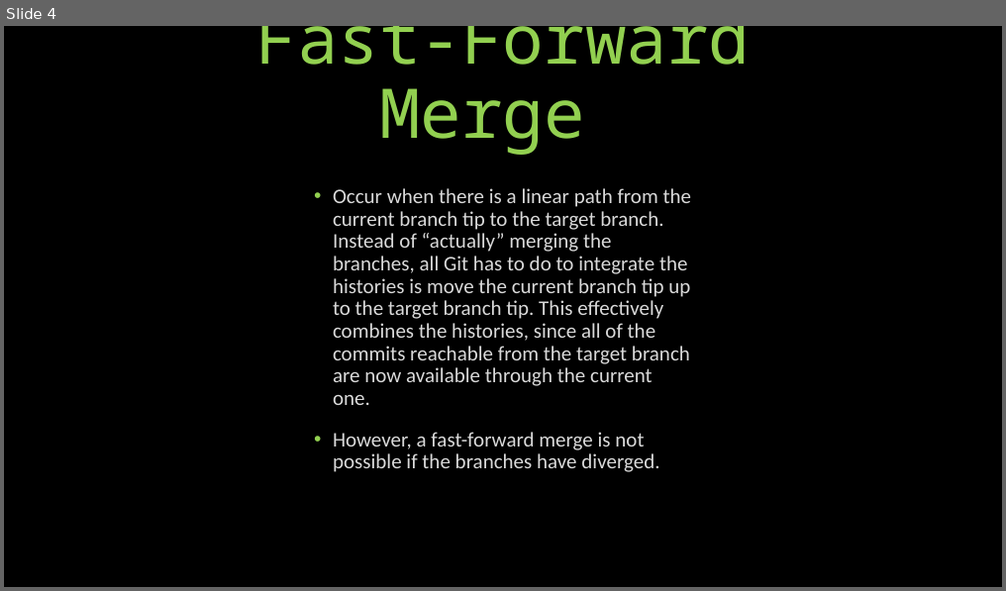
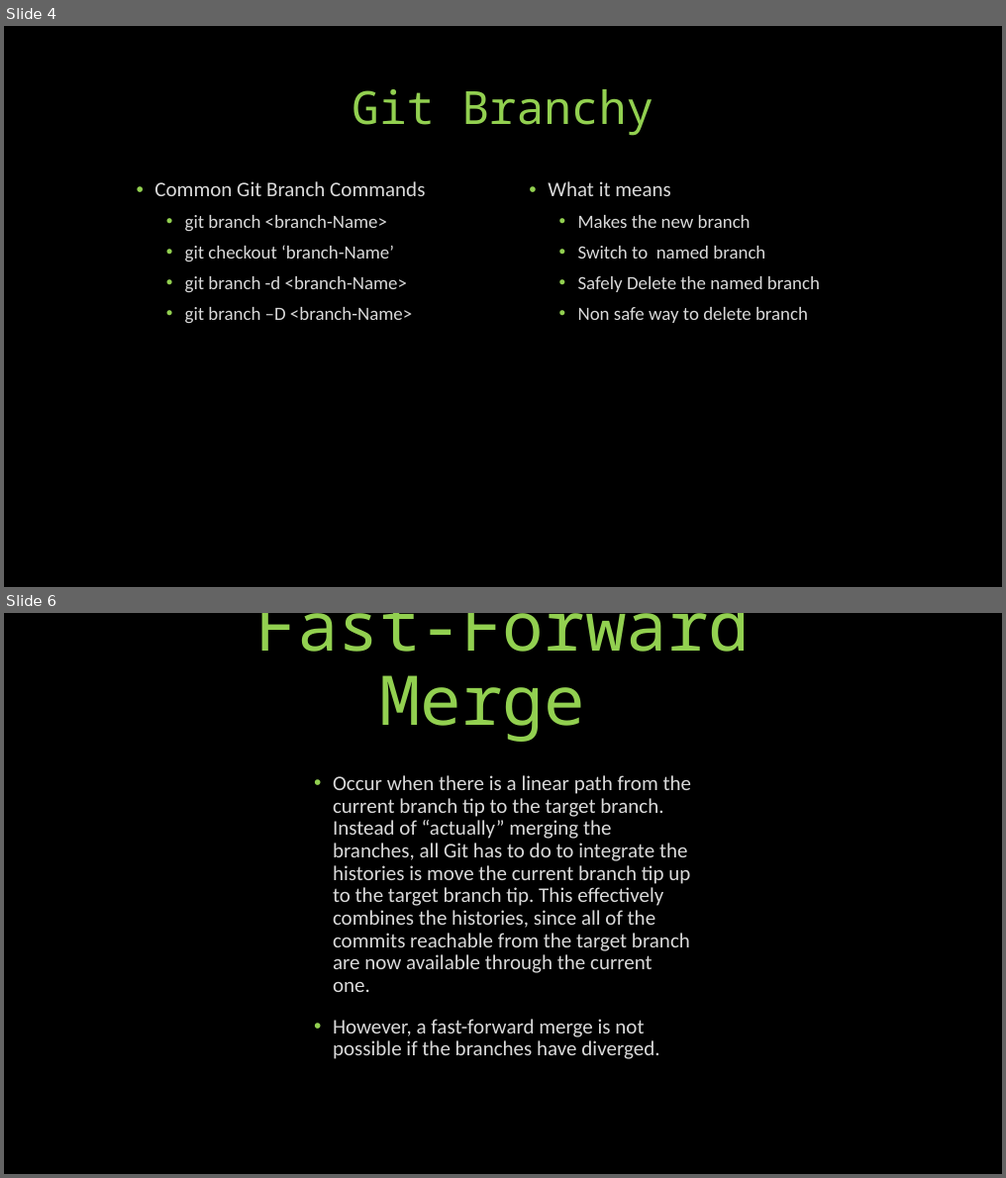
Before and after one commit to KalinBowden/BeDapperDesigns, a slide deck: GIT HUB Branching & Merging.pptx. Shown one above the other, each under a label of ours: slide 4 before the commit, slides 4 and 6 after it; the slides between them are not shown. The pictures are 1006x591 and 1006x1178 pixels, drawn with LibreOffice and Linux fonts; fonts in the diff are those of the drawing. Boxes give left, top, right and bottom in pixels: in the first picture for what was removed or moved away, otherwise in the second. Text is boxed around its words. In the diff, an @@ line names an element or a change of style, - is before the commit and + after.

```diff
--- a/GIT HUB Branching & Merging.pptx
+++ b/GIT HUB Branching & Merging.pptx
@@ slide 4 added at bbox=[4, 26, 1002, 587], background #000000 @@
@@ title added at bbox=[351, 89, 653, 136], 44 pt, text #92D050 @@
+Git Branchy
@@ text added at bbox=[154, 181, 425, 324], 18 pt, text #D9D9D9 @@
+• Common Git Branch Commands
+  • git branch <branch-Name>
+  • git checkout ‘branch-Name’
+  • git branch -d <branch-Name>
+  • git branch –D <branch-Name>
@@ text added at bbox=[548, 181, 820, 323], 18 pt, text #D9D9D9 @@
+• What it means
+  • Makes the new branch
+  • Switch to named branch
+  • Safely Delete the named branch
+  • Non safe way to delete branch
@@ what was slide 4 is now slide 6 @@
```
Also in this commit, not shown: 3 slides changed, 1 other slide added.
